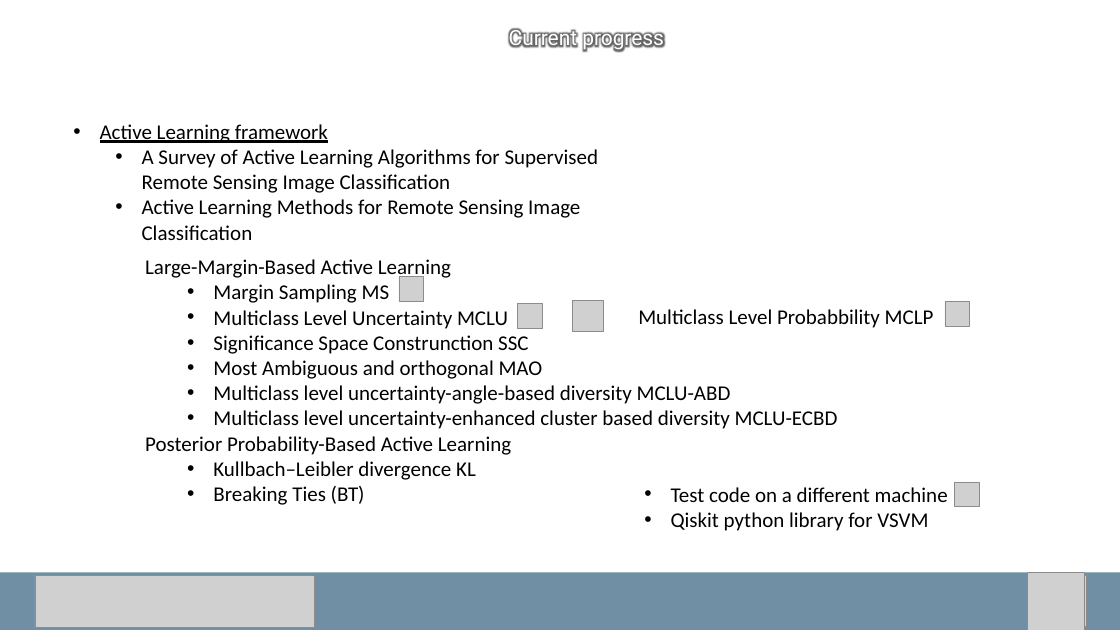
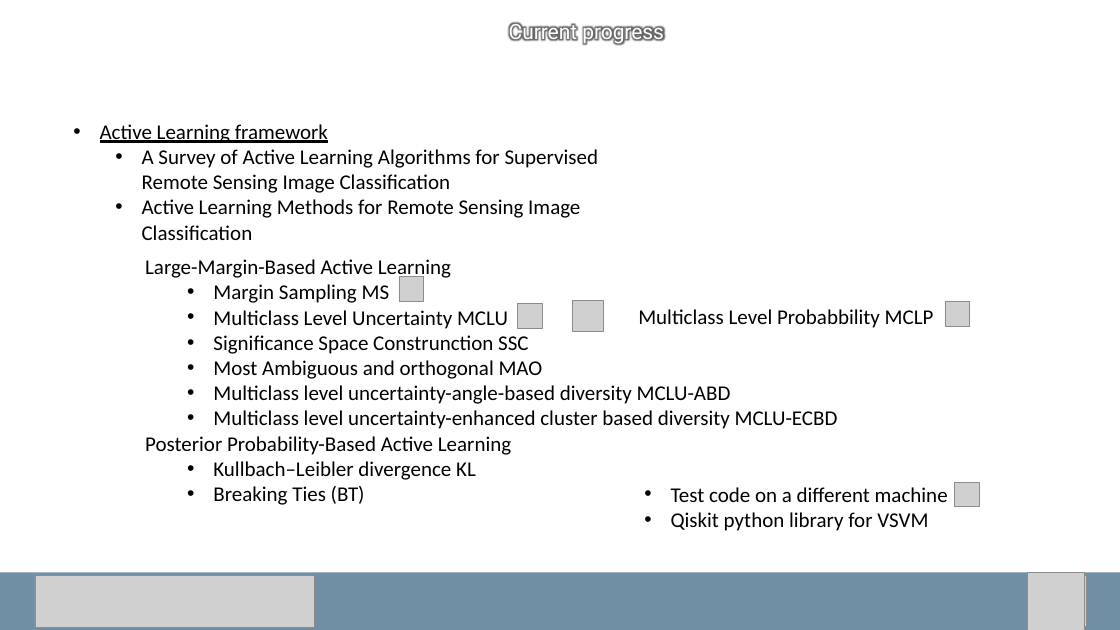
Before and after one commit to carls31/active-learning-virtual-SVM, a slide deck: slide 7 of presentation_CARLASSARA_10601118.pptx (slide 6 before the commit). Drawn at 1120x630 pixels with LibreOffice and Linux fonts; fonts in the diff are those of the drawing; grey boxes stand for pictures. Boxes give left, top, right and bottom in pixels: in the first picture for what was removed or moved away, otherwise in the second. Text is boxed around its words. In the diff, an @@ line names an element or a change of style, - is before the commit and + after.

```diff
--- a/presentation_CARLASSARA_10601118.pptx
+++ b/presentation_CARLASSARA_10601118.pptx
@@ text "Current progress": place and size @@
-text "Current progress" at [509,28,664,52]
+text "Current progress" at [509,22,664,45]
```
Also in this commit, not shown: 4 other slides changed, 1 slide added, 1 slide removed.
